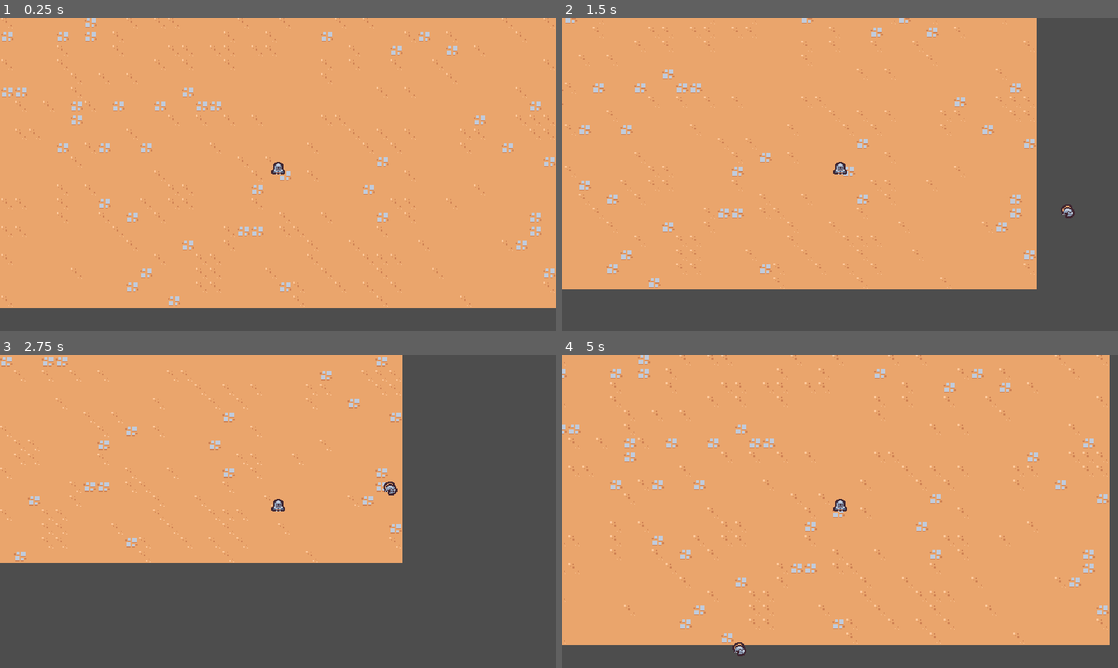
Above: before the commit, frames 1-4 (two rows, left to right).
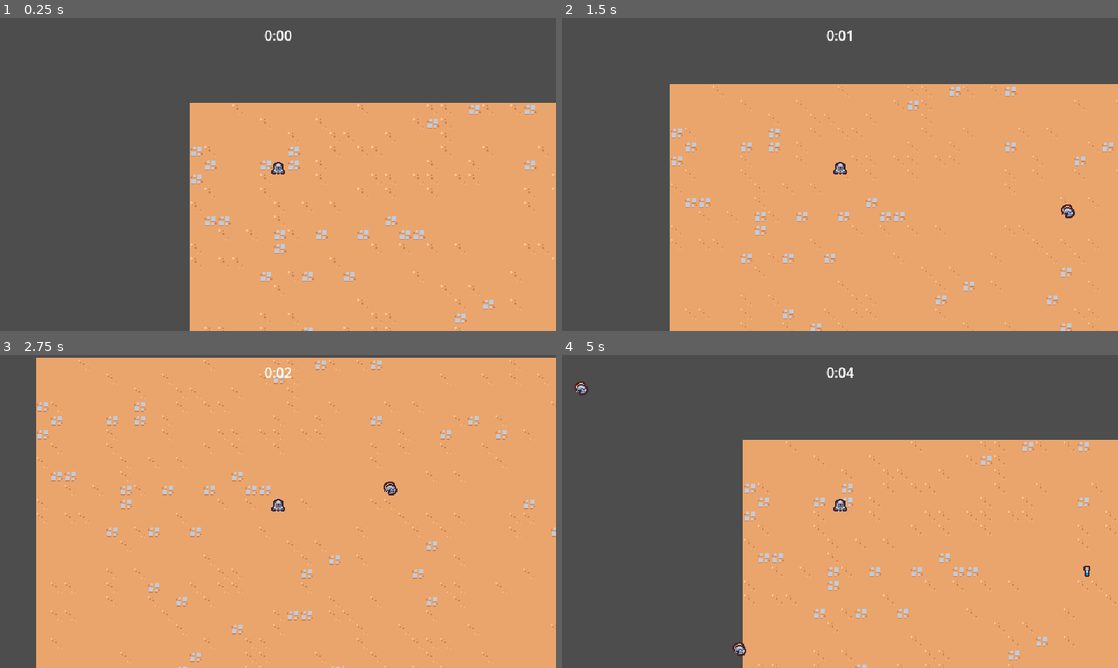
Above: after the commit, the same moments.

Repository: lspedalieri/survivor-clone-course
Game: Godot game, scene res://scenes/main/main.tscn
The game is run twice, just before and just after one commit, with the same random seed, the same clock (stepped at 60 frames per second) and the same inputs.
Inputs:
- Up to frame 1 (0.25 s): no input
- Up to frame 2 (1.5 s): tap Enter at 0.5 s; hold D (move_right) 0.53-1.28 s; hold Down (move_down) from 1.28 s (still down)
- Up to frame 3 (2.75 s): release Down (move_down) at 2.03 s; hold D (move_right) from 2.03 s (still down)
- Up to frame 4 (5 s): release D (move_right) at 2.78 s; hold Up (move_up) 2.78-3.53 s; hold Left (move_left) from 3.53 s (still down)

The runs differ from the first frame. In frame 1, 57% of the frame differs, in the area x 0-100%, y 0-100%; in frame 2, 53%; in frame 3, 57%; in frame 4, 56%.

Commit message:
signals, instantiate drops, damage

Diff:
--- a/project.godot
+++ b/project.godot
@@ -14,6 +14,10 @@
 run/main_scene="res://scenes/main/main.tscn"
 config/features=PackedStringArray("4.0", "Forward Plus")
 config/icon="res://icon.svg"
+
+[autoload]
+
+GameEvents="*res://scenes/autoload/game_events.tscn"
 
 [display]
 
@@ -56,6 +60,7 @@
 2d_physics/layer_2="player"
 2d_physics/layer_3="enemies"
 2d_physics/layer_4="enemyCollisions"
+2d_physics/layer_5="playerPickup"
 
 [rendering]
 
--- /dev/null
+++ b/scenes/autoload/game_events.gd
@@ -0,0 +1,6 @@
+extends Node
+
+signal experience_vial_collected(number:float)
+
+func emit_experience_vial_collected(number: float):
+	experience_vial_collected.emit(number)
--- /dev/null
+++ b/scenes/autoload/game_events.tscn
@@ -0,0 +1,6 @@
+[gd_scene load_steps=2 format=3 uid="uid://bfw4kvjwn6aou"]
+
+[ext_resource type="Script" path="res://scenes/autoload/game_events.gd" id="1_g20od"]
+
+[node name="GameEvents" type="Node"]
+script = ExtResource("1_g20od")
--- /dev/null
+++ b/scenes/components/health_component.gd
@@ -0,0 +1,22 @@
+extends Node
+class_name HealthComponent
+
+signal died
+
+@export var max_health: float = 10
+var current_health
+var min_health = 0
+
+
+func _ready():
+	current_health = max_health
+
+
+func damage(damage_amount: float):
+	current_health = max(current_health - damage_amount, min_health)
+	Callable(check_death).call_deferred()
+
+func check_death():
+	if current_health == min_health:
+		died.emit()
+		owner.queue_free()
--- /dev/null
+++ b/scenes/components/health_component.tscn
@@ -0,0 +1,6 @@
+[gd_scene load_steps=2 format=3 uid="uid://b7apsmto52ncp"]
+
+[ext_resource type="Script" path="res://scenes/components/health_component.gd" id="1_aeo48"]
+
+[node name="HealthComponent" type="Node"]
+script = ExtResource("1_aeo48")
--- /dev/null
+++ b/scenes/components/vial_drop_component.gd
@@ -0,0 +1,24 @@
+extends Node
+
+@export_range(0,1 ) var drop_percent: float = 0.5
+@export var vial_scene: PackedScene
+@export var health_component: Node
+
+var spawn_position
+
+func _ready():
+	(health_component as HealthComponent).died.connect(on_died)
+
+
+func on_died():
+	if randf() > drop_percent:
+		return
+	if vial_scene == null:
+		return
+	if not owner is Node2D:
+		return
+
+	spawn_position = (owner as Node2D).global_position
+	var vial_instance = vial_scene.instantiate() as Node2D
+	owner.get_parent().add_child(vial_instance)
+	vial_instance.global_position = spawn_position
--- /dev/null
+++ b/scenes/components/vial_drop_component.tscn
@@ -0,0 +1,6 @@
+[gd_scene load_steps=2 format=3 uid="uid://bbdvkosq07fg"]
+
+[ext_resource type="Script" path="res://scenes/components/vial_drop_component.gd" id="1_pjxvp"]
+
+[node name="VialDropComponent" type="Node"]
+script = ExtResource("1_pjxvp")
--- a/scenes/enemies/basic_enemy.gd
+++ /dev/null
@@ -1,25 +0,0 @@
-extends CharacterBody2D
-
-const MAX_SPEED = 40
-
-var player_nodes := []
-var direction = Vector2.ZERO
-
-
-func _ready():
-	$Area2D.area_entered.connect(on_area_entered)
-
-func _physics_process(delta):
-	direction = get_direction_to_player()
-	velocity = direction * MAX_SPEED
-	move_and_slide()
-
-func get_direction_to_player():
-	player_nodes = get_tree().get_nodes_in_group("player")
-	if player_nodes != null:
-		return (player_nodes[0].global_position - global_position).normalized()
-	return Vector2.ZERO
-
-
-func on_area_entered(other_area:Area2D):
-	queue_free()
--- a/scenes/enemies/basic_enemy.tscn
+++ /dev/null
@@ -1,31 +0,0 @@
-[gd_scene load_steps=5 format=3 uid="uid://daueepxbhsaeg"]
-
-[ext_resource type="Texture2D" uid="uid://cg76kfddegl3g" path="res://scenes/enemies/basic_enemy.png" id="1_5d7me"]
-[ext_resource type="Script" path="res://scenes/enemies/basic_enemy.gd" id="1_ri53f"]
-
-[sub_resource type="CircleShape2D" id="CircleShape2D_vsq8r"]
-radius = 12.0
-
-[sub_resource type="CircleShape2D" id="CircleShape2D_7agsq"]
-radius = 5.0
-
-[node name="BasicEnemy" type="CharacterBody2D" groups=["enemy"]]
-position = Vector2(0, -4)
-collision_layer = 8
-collision_mask = 9
-motion_mode = 1
-script = ExtResource("1_ri53f")
-
-[node name="Area2D" type="Area2D" parent="."]
-collision_layer = 0
-collision_mask = 4
-
-[node name="CollisionShape2D" type="CollisionShape2D" parent="Area2D"]
-shape = SubResource("CircleShape2D_vsq8r")
-
-[node name="Sprite2D" type="Sprite2D" parent="."]
-texture = ExtResource("1_5d7me")
-
-[node name="CollisionShape2D" type="CollisionShape2D" parent="."]
-position = Vector2(0, -1)
-shape = SubResource("CircleShape2D_7agsq")
--- /dev/null
+++ b/scenes/game_objects/enemies/basic/basic_enemy.gd
@@ -0,0 +1,28 @@
+extends CharacterBody2D
+
+const MAX_SPEED = 40
+
+@onready var health_component: HealthComponent = $HealthComponent
+
+var player_nodes := []
+var direction = Vector2.ZERO
+
+
+func _ready():
+	$Area2D.area_entered.connect(on_area_entered)
+
+func _physics_process(delta):
+	direction = get_direction_to_player()
+	velocity = direction * MAX_SPEED
+	move_and_slide()
+
+func get_direction_to_player():
+	player_nodes = get_tree().get_nodes_in_group("player")
+	if player_nodes != null:
+		return (player_nodes[0].global_position - global_position).normalized()
+	return Vector2.ZERO
+
+
+func on_area_entered(other_area:Area2D):
+	health_component.damage(100)
+	#queue_free()
--- /dev/null
+++ b/scenes/game_objects/enemies/basic/basic_enemy.tscn
@@ -0,0 +1,40 @@
+[gd_scene load_steps=8 format=3 uid="uid://cclcpf3a6eukb"]
+
+[ext_resource type="Script" path="res://scenes/game_objects/enemies/basic/basic_enemy.gd" id="1_xmucb"]
+[ext_resource type="PackedScene" uid="uid://b7apsmto52ncp" path="res://scenes/components/health_component.tscn" id="2_d4dpn"]
+[ext_resource type="Texture2D" uid="uid://cg76kfddegl3g" path="res://scenes/game_objects/enemies/basic/basic_enemy.png" id="2_xx5vg"]
+[ext_resource type="PackedScene" uid="uid://bbdvkosq07fg" path="res://scenes/components/vial_drop_component.tscn" id="3_uc5xx"]
+[ext_resource type="PackedScene" uid="uid://dr1vesch4rjn0" path="res://scenes/game_objects/experience_vial/experience_vial.tscn" id="4_j5xwy"]
+
+[sub_resource type="CircleShape2D" id="CircleShape2D_vsq8r"]
+radius = 12.0
+
+[sub_resource type="CircleShape2D" id="CircleShape2D_7agsq"]
+radius = 5.0
+
+[node name="BasicEnemy" type="CharacterBody2D" groups=["enemy"]]
+position = Vector2(0, -4)
+collision_layer = 8
+collision_mask = 9
+motion_mode = 1
+script = ExtResource("1_xmucb")
+
+[node name="HealthComponent" parent="." instance=ExtResource("2_d4dpn")]
+
+[node name="VialDropComponent" parent="." node_paths=PackedStringArray("health_component") instance=ExtResource("3_uc5xx")]
+vial_scene = ExtResource("4_j5xwy")
+health_component = NodePath("../HealthComponent")
+
+[node name="Area2D" type="Area2D" parent="."]
+collision_layer = 0
+collision_mask = 4
+
+[node name="CollisionShape2D" type="CollisionShape2D" parent="Area2D"]
+shape = SubResource("CircleShape2D_vsq8r")
+
+[node name="Sprite2D" type="Sprite2D" parent="."]
+texture = ExtResource("2_xx5vg")
+
+[node name="CollisionShape2D" type="CollisionShape2D" parent="."]
+position = Vector2(0, -1)
+shape = SubResource("CircleShape2D_7agsq")
--- /dev/null
+++ b/scenes/game_objects/experience_vial/experience_vial.gd
@@ -0,0 +1,11 @@
+extends Node2D
+
+
+
+func _ready():
+	$Area2D.area_entered.connect(on_area_entered)
+
+
+func on_area_entered(other_area:Area2D):
+	GameEvents.emit_experience_vial_collected(1)
+	queue_free()
--- /dev/null
+++ b/scenes/game_objects/experience_vial/experience_vial.tscn
@@ -0,0 +1,21 @@
+[gd_scene load_steps=4 format=3 uid="uid://dr1vesch4rjn0"]
+
+[ext_resource type="Script" path="res://scenes/game_objects/experience_vial/experience_vial.gd" id="1_bfdh2"]
+[ext_resource type="Texture2D" uid="uid://d3meu87r8cgho" path="res://scenes/game_objects/experience_vial/experience_vial.png" id="2_6key4"]
+
+[sub_resource type="CapsuleShape2D" id="CapsuleShape2D_ecdig"]
+radius = 4.0
+height = 14.0
+
+[node name="ExperienceVial" type="Node2D"]
+script = ExtResource("1_bfdh2")
+
+[node name="Area2D" type="Area2D" parent="."]
+collision_layer = 0
+collision_mask = 16
+
+[node name="CollisionShape2D" type="CollisionShape2D" parent="Area2D"]
+shape = SubResource("CapsuleShape2D_ecdig")
+
+[node name="Sprite2D" type="Sprite2D" parent="."]
+texture = ExtResource("2_6key4")
--- /dev/null
+++ b/scenes/game_objects/player/player.tscn
@@ -0,0 +1,36 @@
+[gd_scene load_steps=6 format=3 uid="uid://pr7sexvn7np6"]
+
+[ext_resource type="Script" path="res://scenes/game_objects/player/player.gd" id="1_nmr65"]
+[ext_resource type="PackedScene" uid="uid://de1u8gh5jsugt" path="res://scenes/abilities/sword_ability_controller/sword_ability_controller.tscn" id="2_2av5w"]
+[ext_resource type="Texture2D" uid="uid://bybq62qhiqmhk" path="res://scenes/game_objects/player/player.png" id="3_d62ak"]
+
+[sub_resource type="CircleShape2D" id="CircleShape2D_r05ie"]
+
+[sub_resource type="CircleShape2D" id="CircleShape2D_fi8nk"]
+radius = 5.0
+
+[node name="Player" type="CharacterBody2D" groups=["player"]]
+position = Vector2(94, 75)
+collision_layer = 0
+motion_mode = 1
+script = ExtResource("1_nmr65")
+
+[node name="AbilityManager" type="Node" parent="."]
+
+[node name="SwordAbilityController" parent="AbilityManager" instance=ExtResource("2_2av5w")]
+
+[node name="Area2D" type="Area2D" parent="."]
+collision_layer = 16
+collision_mask = 0
+
+[node name="CollisionShape2D" type="CollisionShape2D" parent="Area2D"]
+position = Vector2(0, -6)
+shape = SubResource("CircleShape2D_r05ie")
+
+[node name="Sprite2D" type="Sprite2D" parent="."]
+position = Vector2(0, -8)
+texture = ExtResource("3_d62ak")
+
+[node name="CollisionShape2D" type="CollisionShape2D" parent="."]
+position = Vector2(0, -5)
+shape = SubResource("CircleShape2D_fi8nk")
--- a/scenes/main/main.tscn
+++ b/scenes/main/main.tscn
@@ -1,13 +1,23 @@
-[gd_scene load_steps=5 format=3 uid="uid://dfu1iwsvreqld"]
+[gd_scene load_steps=8 format=3 uid="uid://bm033bjy8f7mq"]
 
 [ext_resource type="PackedScene" uid="uid://cu6q2l3pwa0aj" path="res://scenes/manager/enemy_manager.tscn" id="1_5c4bg"]
-[ext_resource type="PackedScene" uid="uid://bfq7y2nna6raf" path="res://scenes/player/player.tscn" id="1_oy6rn"]
+[ext_resource type="PackedScene" uid="uid://67f1mkf6f784" path="res://scenes/ui/arena_time_ui.tscn" id="1_jg64f"]
 [ext_resource type="TileSet" uid="uid://dro7nivh6jn2w" path="res://resources/tileset.tres" id="1_x84pu"]
+[ext_resource type="PackedScene" uid="uid://bnvk6aj0u0cht" path="res://scenes/manager/arena_time_manager.tscn" id="2_w7bgb"]
 [ext_resource type="PackedScene" uid="uid://cnxpxsr5s1ok7" path="res://scenes/game_camera/game_camera.tscn" id="3_kcfce"]
+[ext_resource type="PackedScene" uid="uid://co3m7pt654sir" path="res://scenes/manager/experience_manager.tscn" id="4_vmcek"]
+[ext_resource type="PackedScene" uid="uid://pr7sexvn7np6" path="res://scenes/game_objects/player/player.tscn" id="5_bfdts"]
 
 [node name="Main" type="Node"]
 
+[node name="ArenaTimeUI" parent="." node_paths=PackedStringArray("arena_time_manager") instance=ExtResource("1_jg64f")]
+arena_time_manager = NodePath("../ArenaTimeManager")
+
+[node name="ArenaTimeManager" parent="." instance=ExtResource("2_w7bgb")]
+
 [node name="EnemyManager" parent="." instance=ExtResource("1_5c4bg")]
+
+[node name="ExperienceManager" parent="." instance=ExtResource("4_vmcek")]
 
 [node name="GameCamera" parent="." instance=ExtResource("3_kcfce")]
 
@@ -17,5 +27,4 @@
 format = 2
 layer_0/tile_data = PackedInt32Array(327684, 65536, 4, 327685, 0, 4, 327686, 0, 4, 327687, 0, 4, 327688, 0, 4, 327689,  …(14661 unchanged characters)…
 
-[node name="Player" parent="." instance=ExtResource("1_oy6rn")]
-position = Vector2(328, 223)
+[node name="Player" parent="." instance=ExtResource("5_bfdts")]
--- /dev/null
+++ b/scenes/manager/arena_time_manager.gd
@@ -0,0 +1,6 @@
+extends Node
+
+@onready var timer = $Timer
+
+func get_time_elapsed():
+	return timer.wait_time - timer.time_left
--- /dev/null
+++ b/scenes/manager/arena_time_manager.tscn
@@ -0,0 +1,11 @@
+[gd_scene load_steps=2 format=3 uid="uid://bnvk6aj0u0cht"]
+
+[ext_resource type="Script" path="res://scenes/manager/arena_time_manager.gd" id="1_xqgss"]
+
+[node name="ArenaTimeManager" type="Node"]
+script = ExtResource("1_xqgss")
+
+[node name="Timer" type="Timer" parent="."]
+wait_time = 60.0
+one_shot = true
+autostart = true
--- a/scenes/manager/enemy_manager.tscn
+++ b/scenes/manager/enemy_manager.tscn
@@ -1,11 +1,11 @@
 [gd_scene load_steps=3 format=3 uid="uid://cu6q2l3pwa0aj"]
 
 [ext_resource type="Script" path="res://scenes/manager/enemy_manager.gd" id="1_xny3w"]
-[ext_resource type="PackedScene" uid="uid://daueepxbhsaeg" path="res://scenes/enemies/basic_enemy.tscn" id="2_ut7qf"]
+[ext_resource type="PackedScene" uid="uid://cclcpf3a6eukb" path="res://scenes/game_objects/enemies/basic/basic_enemy.tscn" id="2_2pmlt"]
 
 [node name="EnemyManager" type="Node"]
 script = ExtResource("1_xny3w")
-basic_enemy_scene = ExtResource("2_ut7qf")
+basic_enemy_scene = ExtResource("2_2pmlt")
 
 [node name="Timer" type="Timer" parent="."]
 autostart = true
--- /dev/null
+++ b/scenes/manager/experience_manager.gd
@@ -0,0 +1,13 @@
+extends Node
+
+var current_experience = 0
+
+func _ready():
+	GameEvents.experience_vial_collected.connect(on_experience_vial_collected)
+
+func increment_experience(number: float):
+	current_experience += number
+	print(current_experience)
+
+func on_experience_vial_collected(number: float):
+	increment_experience(number)
--- /dev/null
+++ b/scenes/manager/experience_manager.tscn
@@ -0,0 +1,6 @@
+[gd_scene load_steps=2 format=3 uid="uid://co3m7pt654sir"]
+
+[ext_resource type="Script" path="res://scenes/manager/experience_manager.gd" id="1_pevgn"]
+
+[node name="ExperienceManager" type="Node"]
+script = ExtResource("1_pevgn")
--- a/scenes/player/player.tscn
+++ /dev/null
@@ -1,26 +0,0 @@
-[gd_scene load_steps=5 format=3 uid="uid://bfq7y2nna6raf"]
-
-[ext_resource type="Texture2D" uid="uid://bybq62qhiqmhk" path="res://scenes/player/player.png" id="1_cw75g"]
-[ext_resource type="Script" path="res://scenes/player/player.gd" id="1_kubou"]
-[ext_resource type="PackedScene" uid="uid://de1u8gh5jsugt" path="res://scenes/abilities/sword_ability_controller/sword_ability_controller.tscn" id="2_ic87j"]
-
-[sub_resource type="CircleShape2D" id="CircleShape2D_fi8nk"]
-radius = 5.0
-
-[node name="Player" type="CharacterBody2D" groups=["player"]]
-position = Vector2(94, 75)
-collision_layer = 0
-motion_mode = 1
-script = ExtResource("1_kubou")
-
-[node name="AbilityManager" type="Node" parent="."]
-
-[node name="SwordAbilityController" parent="AbilityManager" instance=ExtResource("2_ic87j")]
-
-[node name="Sprite2D" type="Sprite2D" parent="."]
-position = Vector2(0, -8)
-texture = ExtResource("1_cw75g")
-
-[node name="CollisionShape2D" type="CollisionShape2D" parent="."]
-position = Vector2(0, -5)
-shape = SubResource("CircleShape2D_fi8nk")
--- /dev/null
+++ b/scenes/ui/arena_time_ui.gd
@@ -0,0 +1,18 @@
+extends CanvasLayer
+
+@export var arena_time_manager: Node
+@onready var label = $%Label
+
+var time_elapsed
+
+func _process(delta):
+	if arena_time_manager == null:
+		return
+	time_elapsed = arena_time_manager.get_time_elapsed()
+	label.text = format_seconds_to_string(time_elapsed)
+
+
+func format_seconds_to_string(seconds: float):
+	var minutes = floor(seconds/60)
+	var remaining_seconds = floor(seconds - (minutes * 60))
+	return str(minutes) + ":" + ("%02d" % remaining_seconds)
--- /dev/null
+++ b/scenes/ui/arena_time_ui.tscn
@@ -0,0 +1,21 @@
+[gd_scene load_steps=2 format=3 uid="uid://67f1mkf6f784"]
+
+[ext_resource type="Script" path="res://scenes/ui/arena_time_ui.gd" id="1_margw"]
+
+[node name="ArenaTimeUI" type="CanvasLayer"]
+script = ExtResource("1_margw")
+
+[node name="MarginContainer" type="MarginContainer" parent="."]
+anchors_preset = 15
+anchor_right = 1.0
+anchor_bottom = 1.0
+grow_horizontal = 2
+grow_vertical = 2
+theme_override_constants/margin_top = 8
+
+[node name="Label" type="Label" parent="MarginContainer"]
+unique_name_in_owner = true
+layout_mode = 2
+size_flags_horizontal = 4
+size_flags_vertical = 0
+text = "test"
Not shown, removed: scenes/enemies/basic_enemy.png.import
Not shown, removed: scenes/enemies/grasshopper-bot/grasshopper-bot1.png.import
Not shown, removed: scenes/enemies/grasshopper-bot/grasshopper-bot2.png.import
Not shown, removed: scenes/enemies/grasshopper-bot/grasshopper-bot3.png.import
Not shown, removed: scenes/enemies/grasshopper-bot/grasshopper-bot4.png.import
Not shown, removed: scenes/enemies/grasshopper-bot/grasshopper-bot5.png.import
Not shown, removed: scenes/enemies/grasshopper-bot/grasshopper-bot6.png.import
Renamed: scenes/enemies/basic_enemy.png -> scenes/game_objects/enemies/basic/basic_enemy.png
Not shown, added: scenes/game_objects/enemies/basic/basic_enemy.png.import
Renamed: scenes/enemies/grasshopper-bot/grasshopper-bot1.png -> scenes/game_objects/enemies/grasshopper/grasshopper-bot/grasshopper-bot1.png
Not shown, added: scenes/game_objects/enemies/grasshopper/grasshopper-bot/grasshopper-bot1.png.import
Renamed: scenes/enemies/grasshopper-bot/grasshopper-bot2.png -> scenes/game_objects/enemies/grasshopper/grasshopper-bot/grasshopper-bot2.png
(and 177 more such lines)
